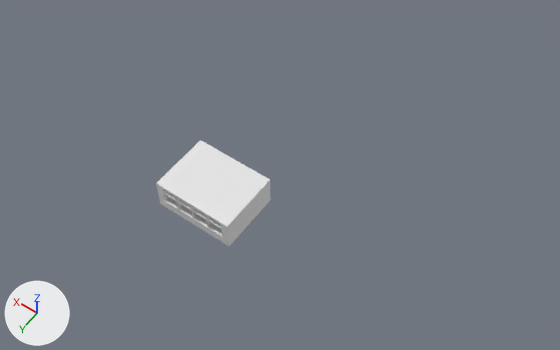
What one commit did to the FBX model Assets/ClassRoom/classroom.fbx.
The view is the same before and after, from a 50 mm camera at (-33.0, 34.7, 65.2) aimed at (-4.1, -5.7, 1.7). Lighting does not change. The marker at lower left points along +X, +Y and +Z.

The first picture shows 'Ceiling', 'Wall'.
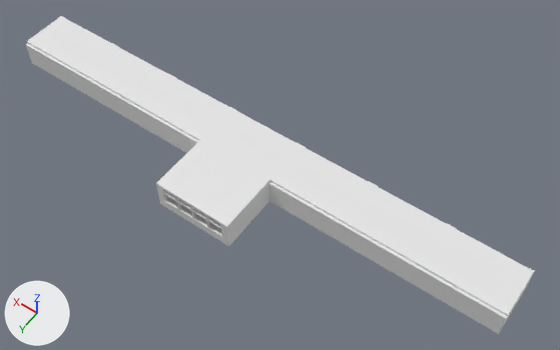
What differs and where, as boxes [x1, y1, x2, y2] in the pictures (560 x 350 px):
'Ceiling.001', added
    after: [27, 16, 534, 316]
'Cube.001', added
    after: [268, 181, 508, 334]
'Cube', added
    after: [26, 43, 199, 153]
'window.008', reshaped, moved (not visible before)
    after: [452, 226, 534, 328]
'window.010', unchanged, uncovered by the edit
    after: [158, 186, 227, 244]

The change, as a list of edits to the scene's bpy script:
```text
Change me_plane_018:
    used by ob_window_008; location = (0.0, 3.38, 2.85)
    remove me_plane_018.from_pydata(...)  # 8 vertices, 6 faces; spans x -0.04..0.04, y -0.125..0.125, z -0.32..0.32
    add me_plane_018.from_pydata(...)  # 128 vertices, 96 faces; spans x -4.25..4.25, y -0.375..5.375, z -0.712..2.288
    me_plane_018 part 1: the whole mesh is rebuilt
Add me_cube_002:
    me_cube_002.from_pydata(...)  # a box spanning x -23.0..3.0, y -0.2..0.2, z -1.5..1.5
Add me_cube_001:
    me_cube_001.from_pydata(...)  # a box spanning x -3.0..23.0, y -0.2..0.2, z -1.5..1.5
Add me_plane_027:
    me_plane_027.from_pydata(...)  # a box spanning x -30.5..30.5, y -3.5..2.0, z -0.1..0.1
Change ob_window_008:
    ob_window_008.location: (0.0, 3.38, 2.85) -> (-26.25, -8.88, 0.96)
Add ob_cube_001:
    ob_cube_001 = bpy.data.objects.new('Cube.001', me_cube_002)
    ob_cube_001.location = (-7.5, -3.35, 1.75)
Add ob_cube:
    ob_cube = bpy.data.objects.new('Cube', me_cube_001)
    ob_cube.location = (7.5, -3.35, 1.75)
Add ob_ceiling_001:
    ob_ceiling_001 = bpy.data.objects.new('Ceiling.001', me_plane_027)
    ob_ceiling_001.location = (0.0, -5.5, 3.38)
```
